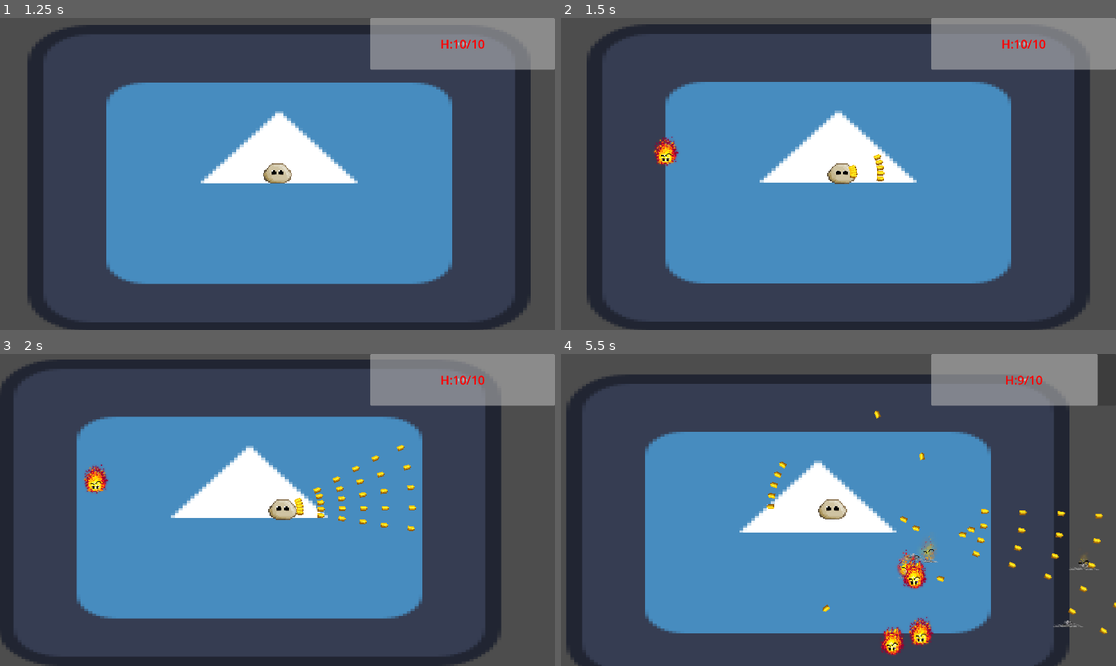
Above: before the commit, frames 1-4 (two rows, left to right).
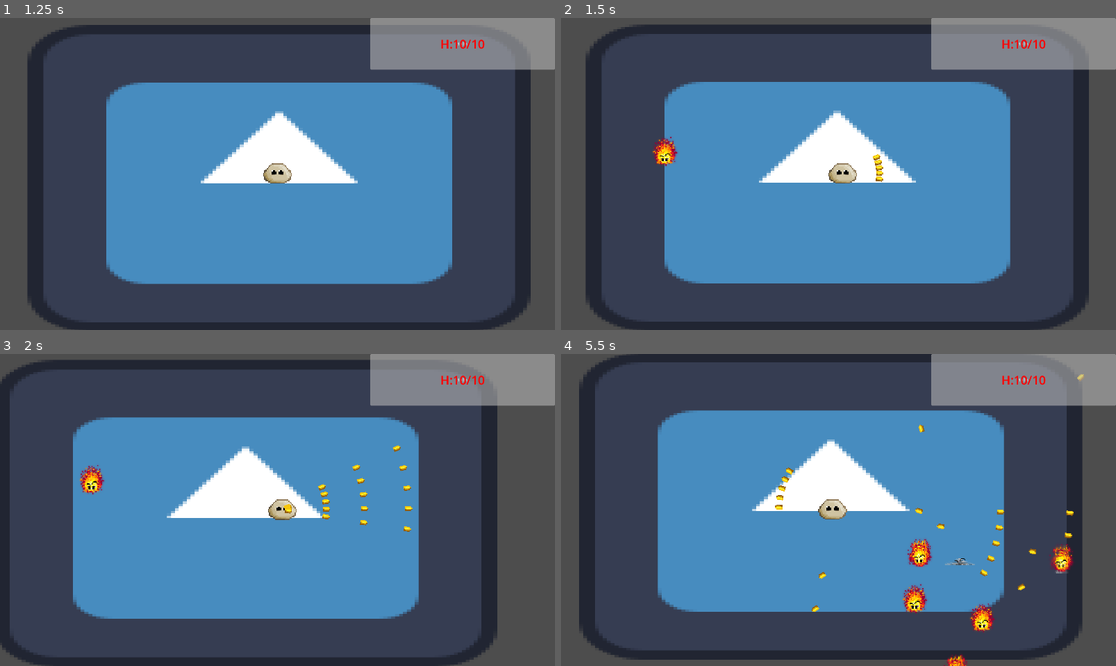
Above: after the commit, the same moments.

Repository: PixelSaver/it-gets-worse
Game: Godot game, scene res://UI/main_menu.tscn
Same seed, same stepped clock (60 frames per second), same inputs: the game is played once before the commit and once after it. The engine's default icon, where the game draws it, is replaced by a stand-in: a white triangle on a blue panel in a dark square.
Inputs (mouse positions are in pixels of both pictures, inside the frame that each line leads up to):
- Up to frame 1 (1.25 s): click "> Continue Previous Game <" at 0.5 s
- Up to frame 2 (1.5 s): tap Enter at 1.25 s; move the mouse to (960, 158) at 1.27 s; press the mouse at (960, 158) at 1.28 s; hold D (right) from 1.28 s (still down)
- Up to frame 3 (2 s): keep holding D (right)
- Up to frame 4 (5.5 s): move the mouse to (727, 525) at 2.02 s; release D (right) at 2.03 s; release the mouse at (727, 525) at 2.03 s; hold S (down) 2.03-2.78 s; click (727, 525) at 2.1 s; move the mouse to (894, 441) at 2.77 s; press the mouse at (894, 441) at 2.78 s; hold D (right) 2.78-3.53 s; move the mouse to (810, 572) at 3.52 s; release the mouse at (810, 572) at 3.53 s; hold W (up) 3.53-4.28 s; click (810, 572) at 3.6 s; move the mouse to (1005, 556) at 4.27 s; press the mouse at (1005, 556) at 4.28 s; hold A (left) from 4.28 s (still down); move the mouse to (672, 463) at 5.02 s; release the mouse at (672, 463) at 5.03 s; click (672, 463) at 5.1 s

Frame 1 is identical in both runs. In frame 2, 1.2% of the frame differs, in the area x 4-96%, y 4-98%; in frame 3, 4.6%; in frame 4, 31%, in the area x 1-100%, y 0-100%.

Commit message:
changed to bps instead of shoot cooldown

Diff:
--- a/Scripts/bullet.gd
+++ b/Scripts/bullet.gd
@@ -4,7 +4,6 @@
 var bullet_speed : float
 var bullet_direction : Vector2 :
 	set(dir):
-		print(Global.enemy_list.size())
 		bullet_direction = dir.normalized()
 		self.rotation = dir.angle()
 var stored_attack : Attack
--- a/Scripts/gun.gd
+++ b/Scripts/gun.gd
@@ -5,14 +5,15 @@
 var spread : float = .5
 var recoil_str : float = 300
 var multishot : int = 5
-var cooldown = .1
+var bullets_per_second = 5
 var timer = 1000000
 
 func _process(delta: float) -> void:
 	timer += delta
 
 func fire(dir: Vector2) -> bool:
-	if timer < cooldown: return false
+	if timer < 1/float(bullets_per_second): return false
+	timer = 0
 
 	# normalize the base direction
 	dir = dir.normalized()
@@ -35,7 +36,6 @@
 	var player = get_parent() as Player
 	player.add_impulse(-dir * recoil_str)
 
-	timer = 0
 	return true
 
 func _spawn_bullet(angle: float) -> void:
